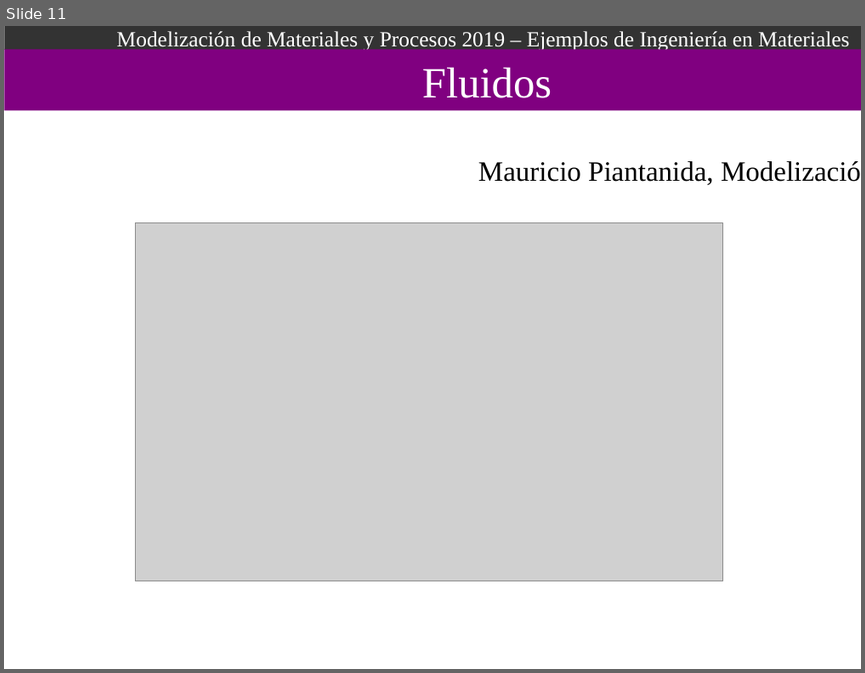
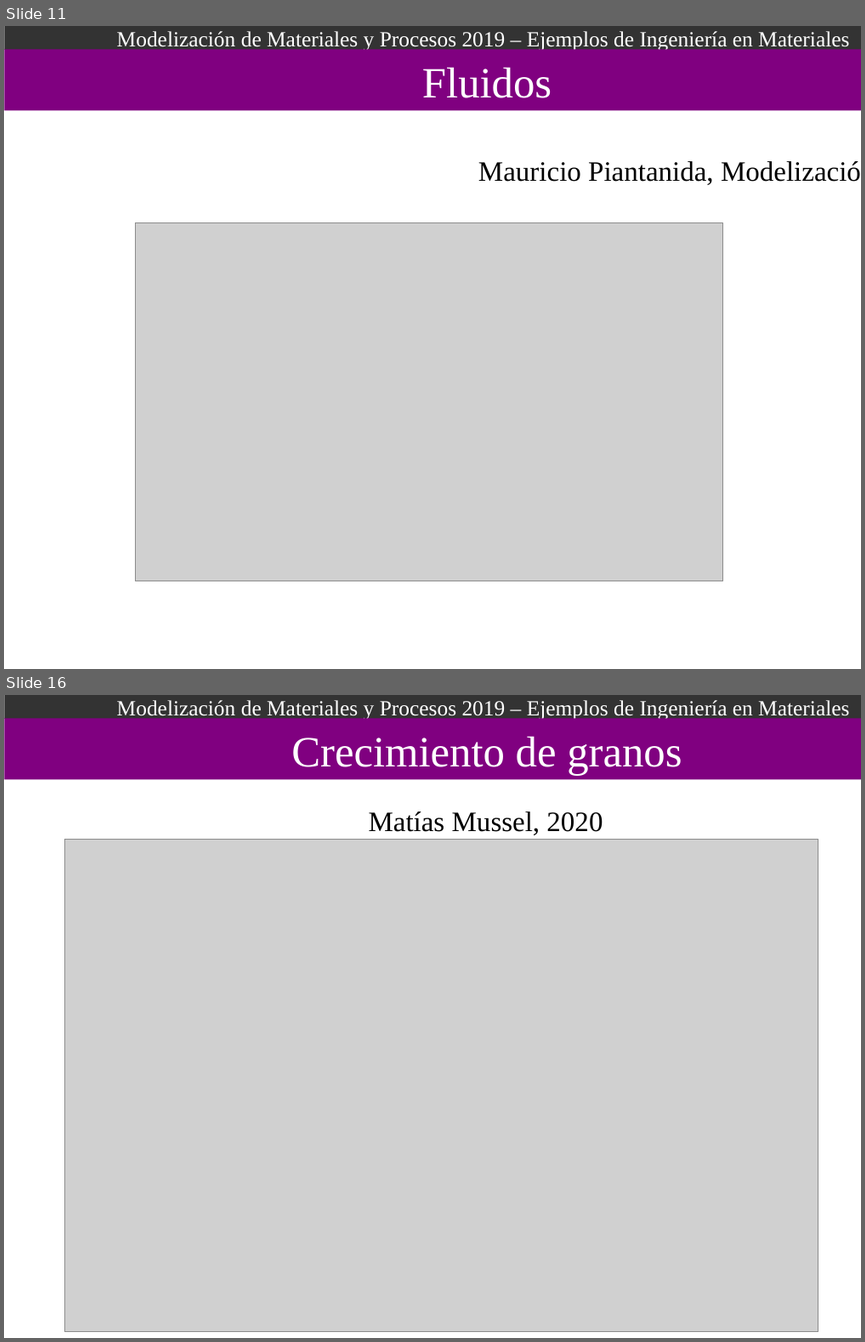
Before and after one commit to Modelizacion-de-Materiales/ModelizacionApuntesPresentaciones, a slide deck: 006-EjemplosIngenieria/Ejemplos_De_Ingenieria.odp. Shown one above the other, each under a label of ours: slide 11 before the commit, slides 11 and 16 after it; the slides between them are not shown. The pictures are 865x673 and 865x1342 pixels, drawn with LibreOffice and Linux fonts; fonts in the diff are those of the drawing; grey boxes stand for pictures. Boxes give left, top, right and bottom in pixels: in the first picture for what was removed or moved away, otherwise in the second. Text is boxed around its words. In the diff, an @@ line names an element or a change of style, - is before the commit and + after.

```diff
--- a/006-EjemplosIngenieria/Ejemplos_De_Ingenieria.odp
+++ b/006-EjemplosIngenieria/Ejemplos_De_Ingenieria.odp
@@ slide 16 added at (4,695,861,1338), background #FFFFFF; not listed: 2 template elements that a slide beside it also shows @@
@@ text added at (291,736,681,775), 40 pt, text #FFFFFF @@
+Crecimiento de granos
@@ text added at (369,811,602,835), 26 pt, text #000000 @@
+Matías Mussel, 2020
@@ picture added at (64,839,818,1332) @@
```
Also in this commit, not shown: 2 slides changed, 2 other slides added, 3 other files.
